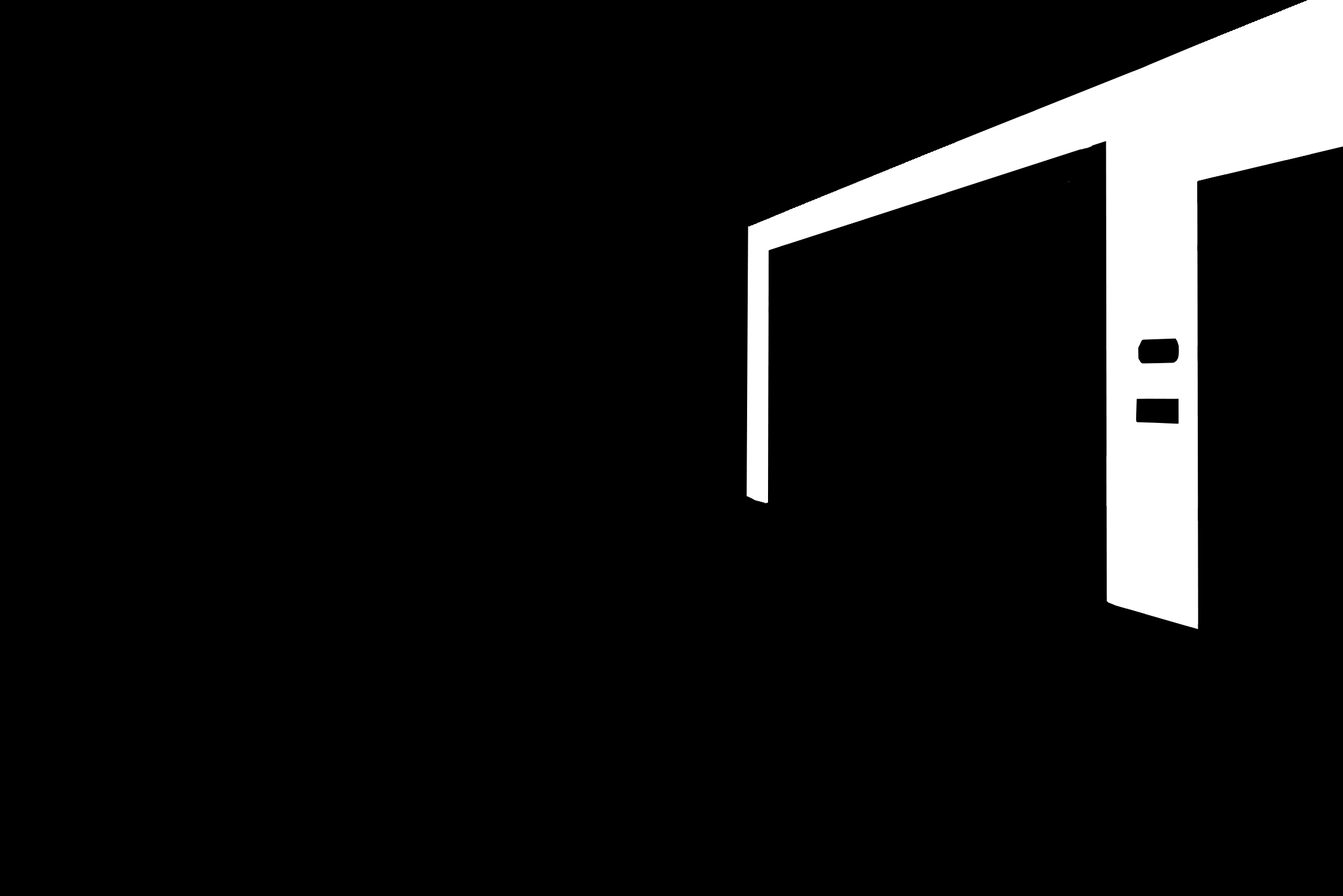
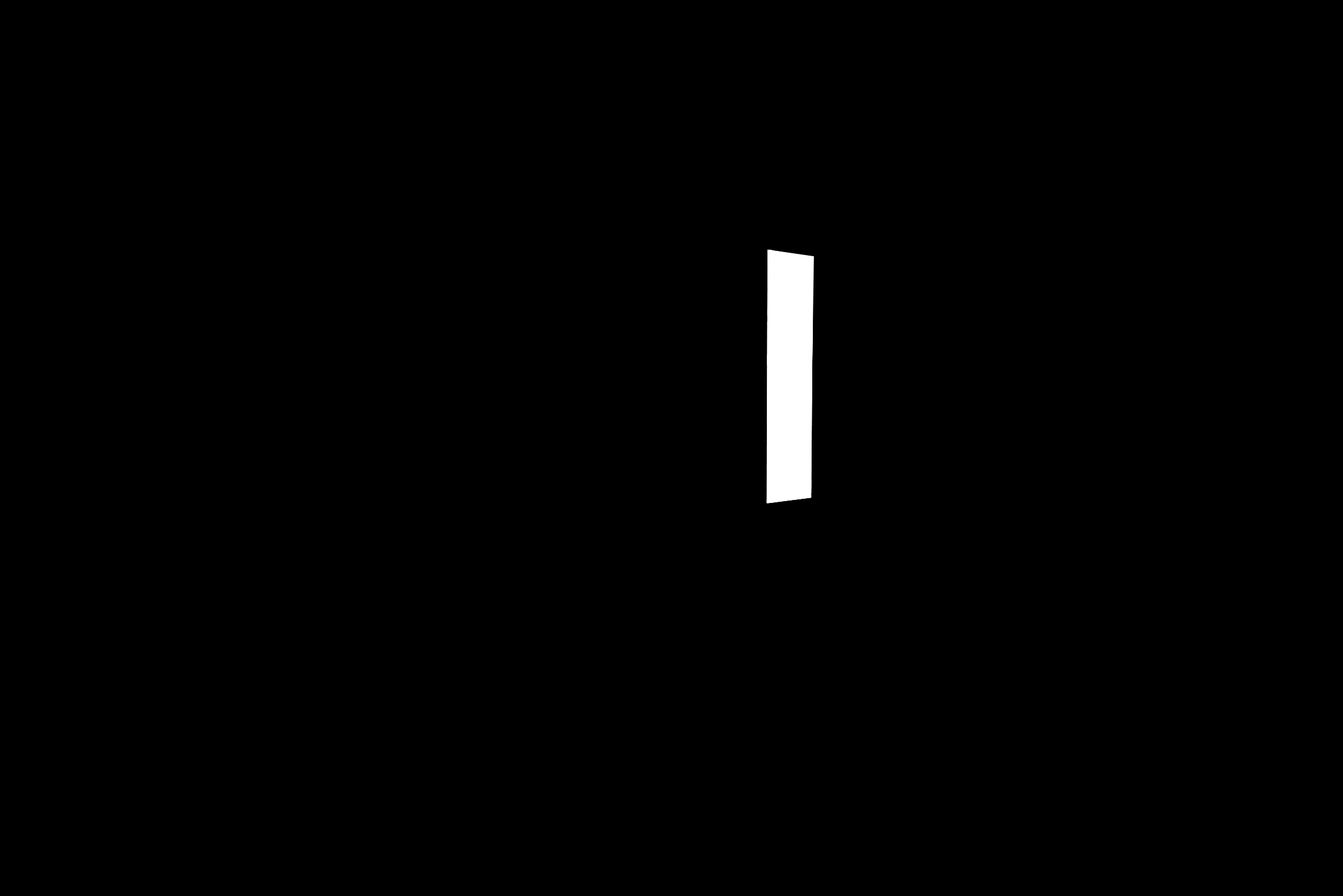
Layers edited between the first and the second (1343, 896) image:
added group "masks" with 8 layers above "Background" over (230, 0, 1343, 630)
showed "mask_4", blend normal → lighten, moved it into group "masks", painted on it over (230, 0, 1343, 630)
hid "mask_0", blend normal → lighten, moved it into group "masks" over (230, 0, 1343, 630)
